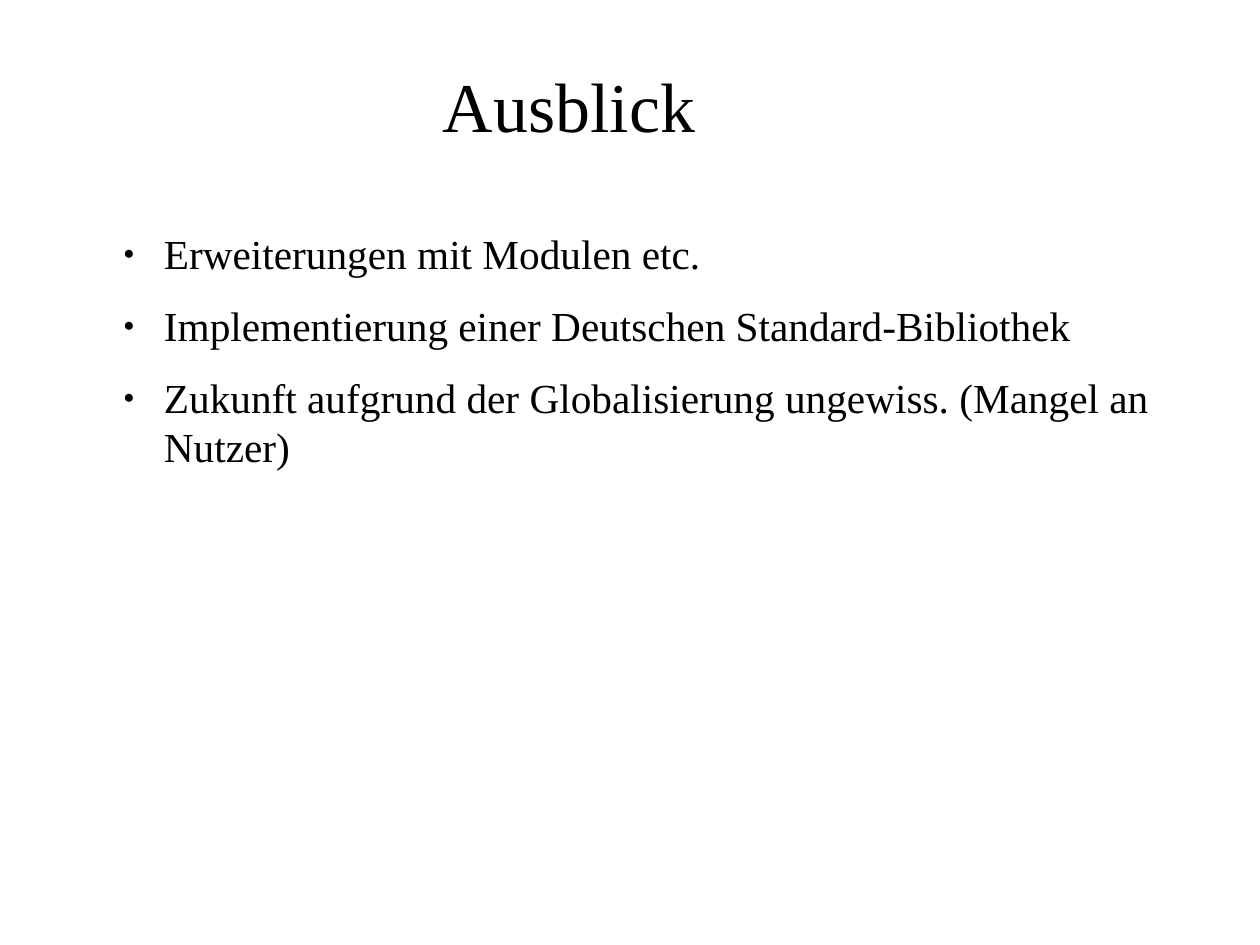
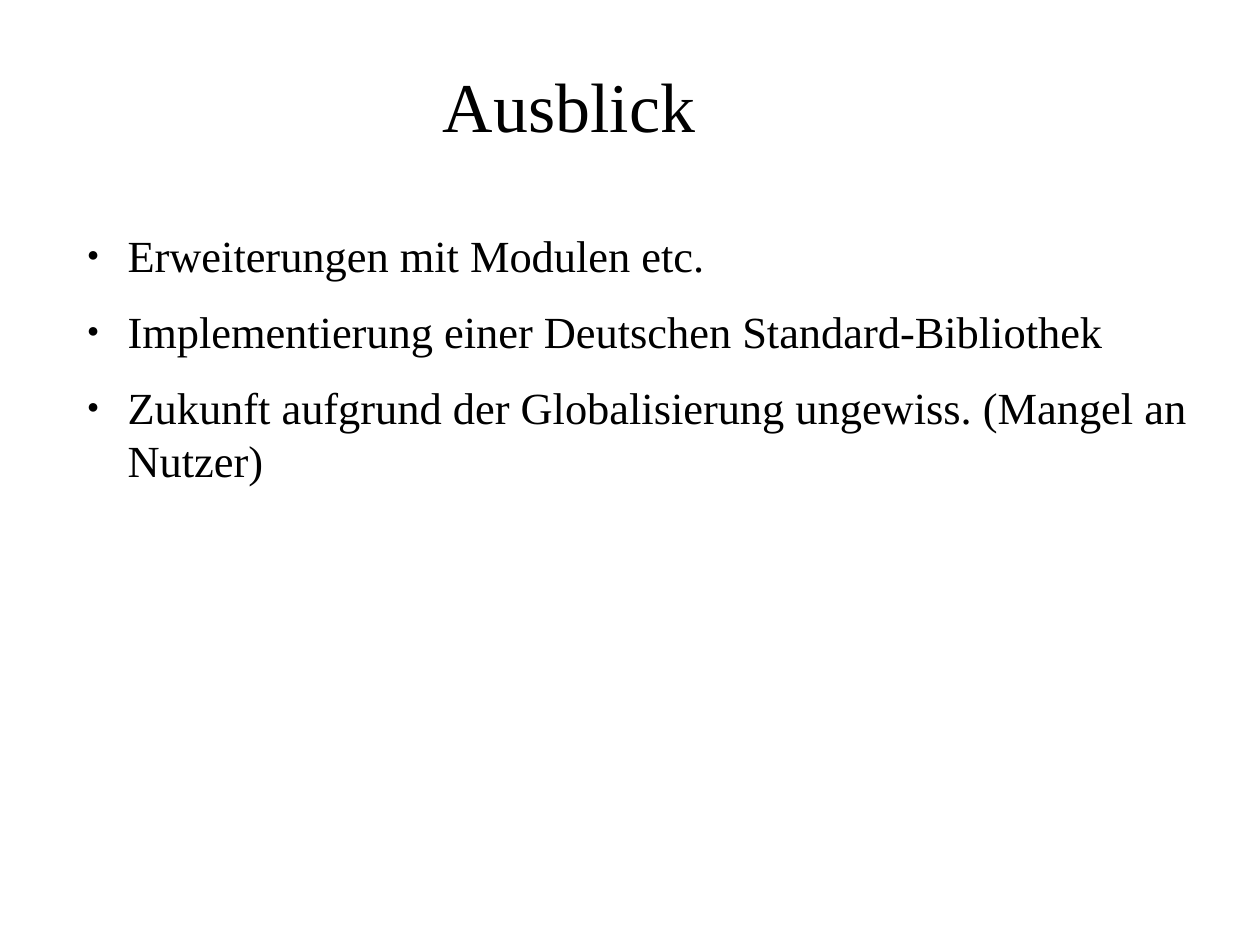
Before and after one commit to MasterInformatikHsBochum/Eine-deutsche-Praesentation, a slide deck: slide 12 of Präsentation.odp. Drawn at 1260x945 pixels with LibreOffice and Linux fonts; fonts in the diff are those of the drawing; background and template pictures are left out. Boxes give left, top, right and bottom in pixels: in the first picture for what was removed or moved away, otherwise in the second. Text is boxed around its words. In the diff, an @@ line names an element or a change of style, - is before the commit and + after.

```diff
--- a/Präsentation.odp
+++ b/Präsentation.odp
@@ text "Erweiterungen mit Modulen etc." at (x1=128, y1=241, x2=1186, y2=486): size 26 to 28 pt @@
```
Also in this commit, not shown: 7 other slides changed, 1 other file.
